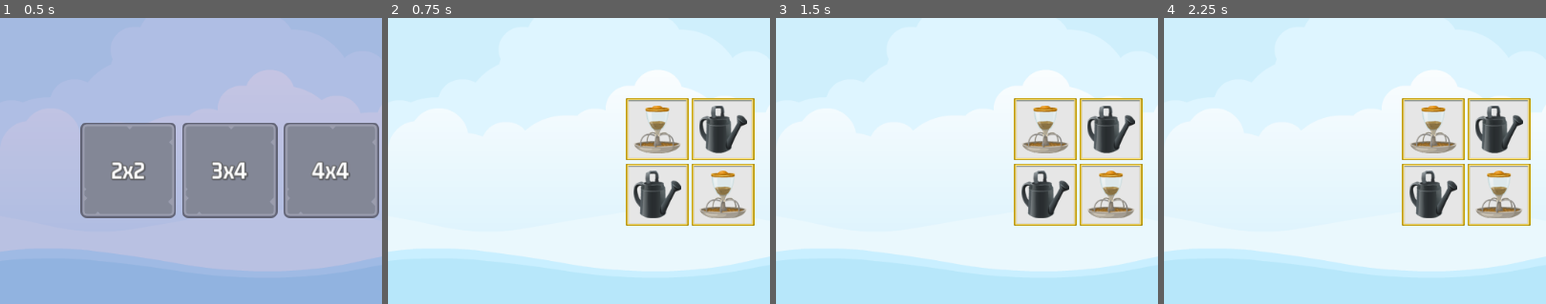
Above: before the commit, frames 1-4 (left to right).
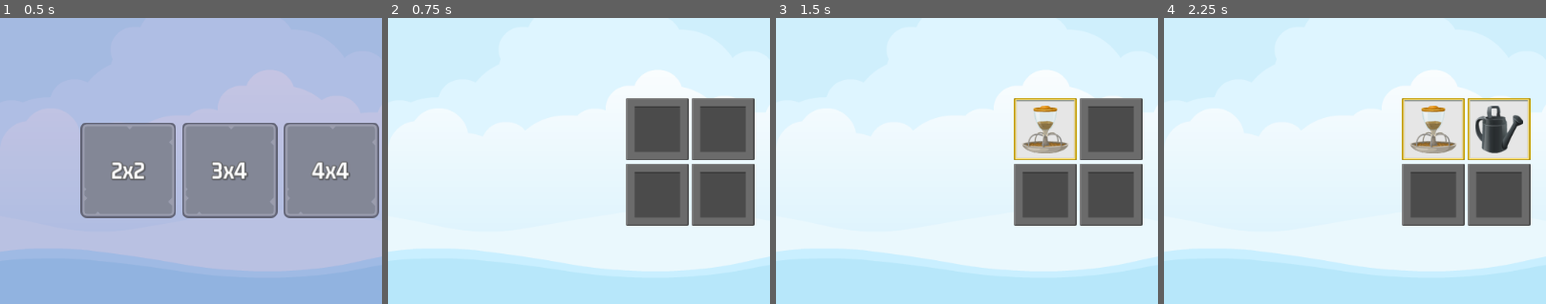
Above: after the commit, the same moments.

Repository: ArthurNvs/MemoryMadness
Game: Godot game, scene res://master_screen/master_screen.tscn
Two runs of this game, one before a commit and one after it. Both use one fixed random seed, a clock stepped at 60 frames per second and the inputs below.
Inputs (mouse positions are % of the whole screen's width and height, from its top left):
- Up to frame 1 (0.5 s): no input
- Up to frame 2 (0.75 s): click "2x2" at 0.5 s
- Up to frame 3 (1.5 s): click (35, 44) at 1.25 s
- Up to frame 4 (2.25 s): click (44, 44) at 2.02 s
The pictures show only the part of the screen within x 0-50%, y 25-75%; the shares and areas given below are measured in that part.

Frame 1 is identical in both runs. In frame 2, 13% of the frame differs, in the area x 62-96%, y 28-73%; in frame 3, 9.7%; in frame 4, 6.7%.

Commit message:
adds scorer and manages tiles selections

Diff:
--- a/game_screen/game_screen.gd
+++ b/game_screen/game_screen.gd
@@ -6,15 +6,11 @@
 
 @onready var sound = $Sound
 @onready var tile_container = $HBoxContainer/MarginContainer/TileContainer
+@onready var scorer = $Scorer
 
 
 func _ready():
 	SignalManager.on_level_selected.connect(on_level_selected)
-
-
-# Called every frame. 'delta' is the elapsed time since the previous frame.
-func _process(delta):
-	pass
 
 
 func on_level_selected(level_num: int) -> void:
@@ -26,6 +22,8 @@
 	for image_info in level_data.image_list:
 		add_memory_tile(image_info, frame_image)
 
+	scorer.clear_new_game(level_data.target_pairs)
+
 
 func add_memory_tile(image_info: Dictionary, frame_image: CompressedTexture2D) -> void:
 	var new_tile = memory_tile_scene.instantiate()
--- a/game_screen/game_screen.tscn
+++ b/game_screen/game_screen.tscn
@@ -7,6 +7,7 @@
 [ext_resource type="Texture2D" uid="uid://dqi6emld8tkej" path="res://assets/ui/yellow_button00.png" id="3_cp145"]
 [ext_resource type="Texture2D" uid="uid://cyc1megjr4tl0" path="res://assets/ui/green_button00.png" id="4_uovj2"]
 [ext_resource type="LabelSettings" uid="uid://v3cjgtoq45xo" path="res://assets/gm_32_white.tres" id="5_paldy"]
+[ext_resource type="PackedScene" uid="uid://cnjhenq2b35ow" path="res://scorer/scorer.tscn" id="8_2k8qc"]
 
 [node name="GameScreen" type="Control"]
 layout_mode = 3
@@ -108,4 +109,6 @@
 
 [node name="Sound" type="AudioStreamPlayer" parent="."]
 
+[node name="Scorer" parent="." instance=ExtResource("8_2k8qc")]
+
 [connection signal="pressed" from="HBoxContainer/MarginContainer2/VBoxContainer/ExitButton" to="." method="_on_exit_button_pressed"]
--- a/master_screen/master_screen.gd
+++ b/master_screen/master_screen.gd
@@ -18,6 +18,7 @@
 
 func on_game_exit_pressed() -> void:
 	show_game(false)
+	GameManager.clear_nodes_of_group(GameManager.GROUP_TILE)
 	SoundManager.play_sound(sound, SoundManager.SOUND_MAIN_MENU)
 
 func on_level_selected(level_num: int) -> void:
--- a/memory_tile/memory_tile.gd
+++ b/memory_tile/memory_tile.gd
@@ -1,4 +1,6 @@
 extends TextureButton
+
+class_name MemoryTile
 
 
 @onready var frame_image = $FrameImage
@@ -6,11 +8,18 @@
 
 
 var _item_name: String
+var _can_select_me: bool = true
 
 
 # Called when the node enters the scene tree for the first time.
 func _ready():
-	pass # Replace with function body.
+	SignalManager.on_selection_disabled.connect(on_selection_disabled)
+	SignalManager.on_selection_enabled.connect(on_selection_enabled)
+
+
+func reveal(r: bool) -> void:
+	frame_image.visible = r
+	item_image.visible = r
 
 
 func get_item_name() -> String:
@@ -21,3 +30,17 @@
 	frame_image.texture = frame_img
 	item_image.texture = image_info.item_texture
 	_item_name = image_info.item_name
+	reveal(false)
+
+
+func on_selection_disabled() -> void:
+	_can_select_me = false
+
+
+func on_selection_enabled() -> void:
+	_can_select_me = true
+
+
+func _on_pressed():
+	if _can_select_me == true:
+		SignalManager.on_tile_selected.emit(self)
--- a/memory_tile/memory_tile.tscn
+++ b/memory_tile/memory_tile.tscn
@@ -5,7 +5,7 @@
 [ext_resource type="Script" path="res://memory_tile/memory_tile.gd" id="2_1pqcw"]
 [ext_resource type="Texture2D" uid="uid://b1lf27uay75m4" path="res://assets/glitch/carrot.png" id="3_jpceo"]
 
-[node name="MemoryTile" type="TextureButton"]
+[node name="MemoryTile" type="TextureButton" groups=["tile"]]
 anchors_preset = 8
 anchor_left = 0.5
 anchor_top = 0.5
@@ -52,3 +52,5 @@
 grow_vertical = 2
 pivot_offset = Vector2(32, 32)
 texture = ExtResource("3_jpceo")
+
+[connection signal="pressed" from="." to="." method="_on_pressed"]
--- /dev/null
+++ b/scorer/scorer.gd
@@ -0,0 +1,43 @@
+extends Node
+
+
+@onready var sound = $Sound
+@onready var reveal_timer = $RevealTimer
+
+var _tiles: Array = []
+var _selections: Array = []
+var _target_pairs: int = 0
+var _moves_made: int = 0
+var _pairs_made: int = 0
+
+
+# Called when the node enters the scene tree for the first time.
+func _ready():
+	SignalManager.on_tile_selected.connect(on_tile_selected)
+
+
+# Called every frame. 'delta' is the elapsed time since the previous frame.
+func _process(delta):
+	pass
+
+
+func clear_new_game(target_pairs: int) -> void:
+	_selections.clear()
+	_pairs_made = 0
+	_moves_made = 0
+	_target_pairs = target_pairs
+	_tiles = get_tree().get_nodes_in_group(GameManager.GROUP_TILE)
+
+
+func check_pair_made() -> void:
+	if _selections.size() != 2:
+		return
+
+	SignalManager.on_selection_disabled.emit()
+	_moves_made += 1
+
+func on_tile_selected(tile: MemoryTile) -> void:
+	SoundManager.play_tile_click(sound)
+	tile.reveal(true)
+	_selections.append(tile)
+	pass
--- /dev/null
+++ b/scorer/scorer.tscn
@@ -0,0 +1,12 @@
+[gd_scene load_steps=2 format=3 uid="uid://cnjhenq2b35ow"]
+
+[ext_resource type="Script" path="res://scorer/scorer.gd" id="1_nliav"]
+
+[node name="Scorer" type="Node"]
+script = ExtResource("1_nliav")
+
+[node name="Sound" type="AudioStreamPlayer" parent="."]
+
+[node name="RevealTimer" type="Timer" parent="."]
+wait_time = 1.2
+one_shot = true
--- a/singletons/game_manager.gd
+++ b/singletons/game_manager.gd
@@ -1,4 +1,7 @@
 extends Node
+
+
+const GROUP_TILE: String = "tile"
 
 
 const LEVELS: Dictionary = {
@@ -33,3 +36,8 @@
 		"num_cols": level_data.cols,
 		"image_list": selected_level_images
 	}
+
+
+func clear_nodes_of_group(g_name: String) -> void:
+	for node in get_tree().get_nodes_in_group(g_name):
+		node.queue_free()
--- a/singletons/signal_manager.gd
+++ b/singletons/signal_manager.gd
@@ -2,3 +2,6 @@
 
 signal on_level_selected(level_num: int)
 signal on_game_exit_pressed
+signal on_selection_enabled
+signal on_selection_disabled
+signal on_tile_selected(tile: MemoryTile)
--- a/singletons/sound_manager.gd
+++ b/singletons/sound_manager.gd
@@ -30,3 +30,7 @@
 
 func play_button_click(player: AudioStreamPlayer) -> void:
 	play_sound(player, SOUND_SELECT_BUTTON)
+
+
+func play_tile_click(player: AudioStreamPlayer) -> void:
+	play_sound(player, SOUND_SELECT_TILE)
Not shown: 1 places in game_screen/game_screen.tscn that only renumber resources
